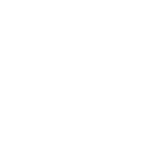
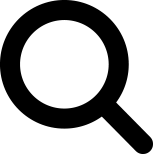
Layered file, before and after one edit (153 x 154). Changes by layer:
pixels changed over (0, 0, 153, 154) (layer not identified)
